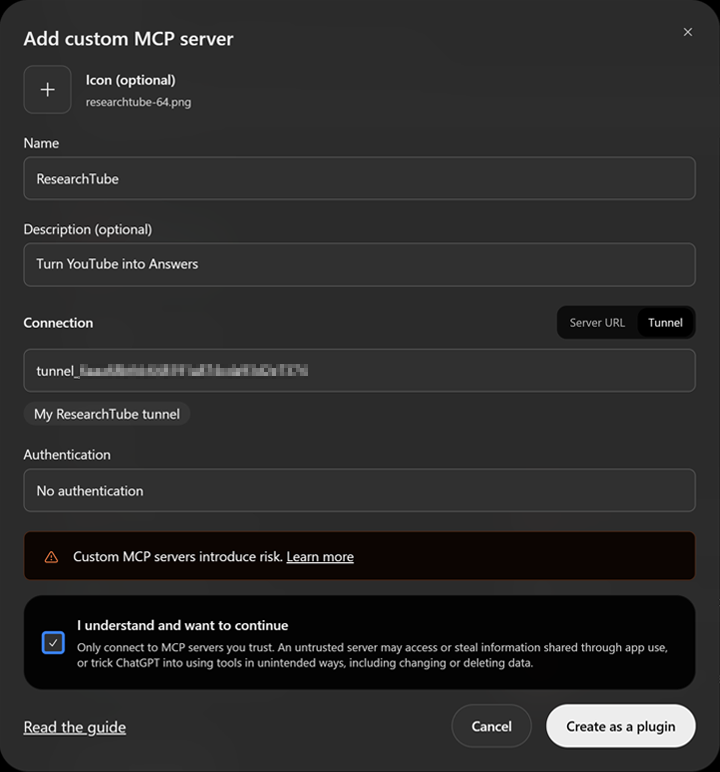
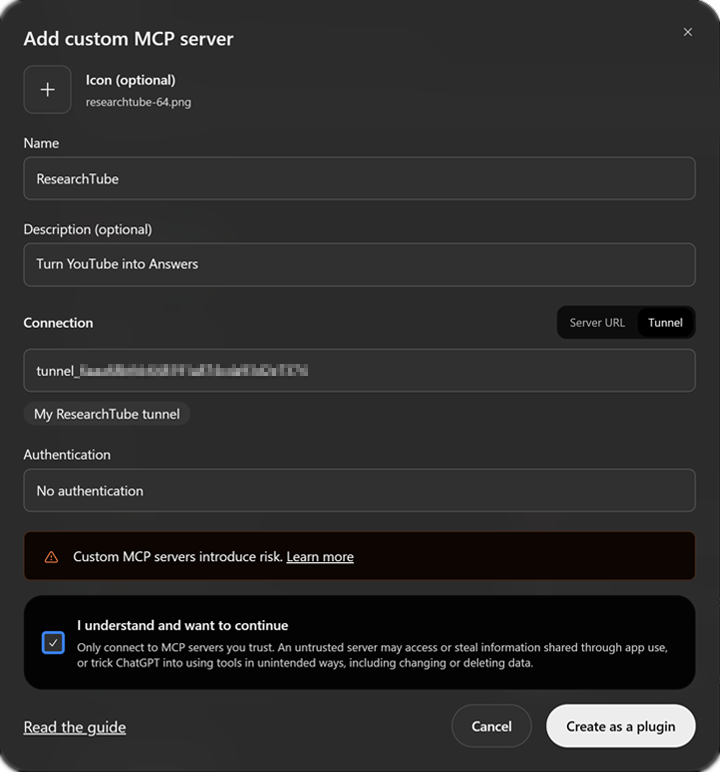
The second w=720, h=772 image is a revision of the first. Changes to its layers:
painted on "Layer 1" over [0, 0, 720, 772]
